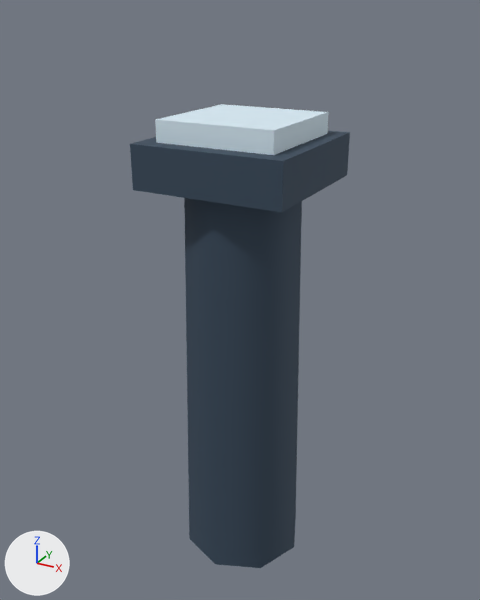
What one commit did to the glTF model public/assets/models/environment/frozen/frozen_pillar_a.glb.
Before and after are seen from a 50 mm lens placed at (1.78, -3.3, 3.44), pointed at (-0.04, 0.02, 1.77). Every picture has the same lights, and +X, +Y and +Z are marked at lower left. The picture after the commit comes second. Where no turn or scale is listed for an object, it has been applied to the vertices. Vertices at exactly the same position are counted once.
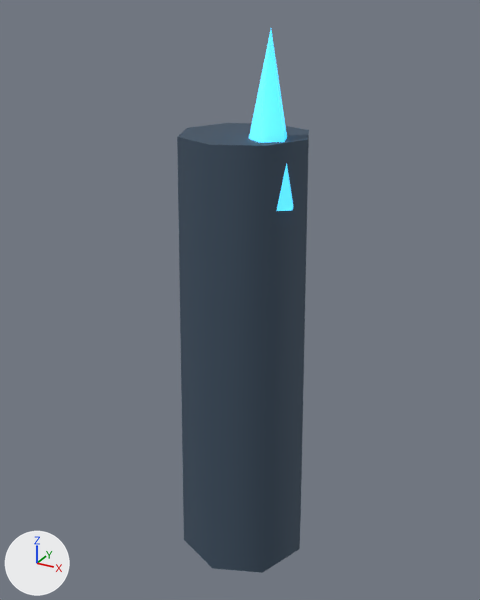
Patch to the scene script:
```diff
--- a/public/assets/models/environment/frozen/frozen_pillar_a.glb.py
+++ b/public/assets/models/environment/frozen/frozen_pillar_a.glb.py
@@ mat_material_0 @@
 mat_material_0 = principled_material('Material_0')
-mat_material_0.base_color = (0.0423, 0.0723, 0.112)  # dark blue #3a4c5e
+mat_material_0.base_color = (0.0545, 0.0887, 0.133)  # dark blue #425466
 mat_material_0.metallic = 0.2
-mat_material_0.roughness = 0.75
+mat_material_0.roughness = 0.8
@@ mat_material_1 @@
 mat_material_1 = principled_material('Material_1')
-mat_material_1.base_color = (0.716, 0.855, 0.939)  # pale blue #dceef8
-mat_material_1.metallic = 0.1
-mat_material_1.roughness = 0.95
+mat_material_1.base_color = (0.254, 0.807, 1.0)  # cyan #8ae8ff
+mat_material_1.metallic = 0.15
+mat_material_1.roughness = 0.2
+mat_material_1.emission_strength = 1.5
+mat_material_1.alpha = 0.9
+mat_material_1.emission_color = (0.016, 0.402, 0.723)  # cyan #22aadd
@@ me_mesh_0 @@
 # used by ob_mesh_0; location = (0.0, 0.0, 1.3)
-me_mesh_0.from_pydata(...)  # 20 vertices, 32 faces; spans x -0.4..0.4, y -0.4..0.4, z -1.3..1.3
+me_mesh_0.from_pydata(...)  # 20 vertices, 32 faces; spans x -0.44..0.44, y -0.44..0.44, z -1.4..1.4
+# me_mesh_0 part 1: the whole mesh is scaled about its middle by (1.09, 1.09, 1.08)
 me_mesh_0.materials.append(mat_material_0)
@@ me_mesh_1 @@
 # used by ob_mesh_1; location = (0.0, 0.0, 2.65)
-me_mesh_1.from_pydata(...)  # 8 vertices, 12 faces; spans x -0.45..0.45, y -0.45..0.45, z -0.125..0.125
-me_mesh_1.materials.append(mat_material_0)  # dark blue #3a4c5e
+me_mesh_1.from_pydata(...)  # 8 vertices, 10 faces; spans x -0.171..0.171, y -0.18..0.146, z -0.45..0.45
+# me_mesh_1 part 2: the whole mesh is rebuilt
+me_mesh_1.materials.append(mat_material_1)  # cyan #8ae8ff, glowing cyan #22aadd
@@ ob_mesh_0 @@
 ob_mesh_0 = bpy.data.objects.new('Mesh_0', me_mesh_0)
-ob_mesh_0.location = (0.0, 0.0, 1.3)
+ob_mesh_0.location = (0.0, 0.0, 1.4)
@@ ob_mesh_1 @@
 ob_mesh_1 = bpy.data.objects.new('Mesh_1', me_mesh_1)
-ob_mesh_1.location = (0.0, 0.0, 2.65)
+ob_mesh_1.location = (0.2, -0.1, 2.9)
@@ ob_mesh_2 @@
-ob_mesh_2 = bpy.data.objects.new('Mesh_2', me_mesh_2)
-ob_mesh_2.location = (0.0, 0.0, 2.82)
```

Location of each change, (x1, y1, x2, y2) in pixels of the pictures (480 x 600 px):
'Mesh_0', recoloured, surface changed, rescaled: before (184, 198, 302, 568); after (177, 123, 309, 573)
'Mesh_1', recoloured, surface changed, reshaped, moved: before (130, 131, 350, 212); after (249, 30, 293, 211)
'Mesh_2', deleted (pale blue): before (155, 104, 329, 155)
